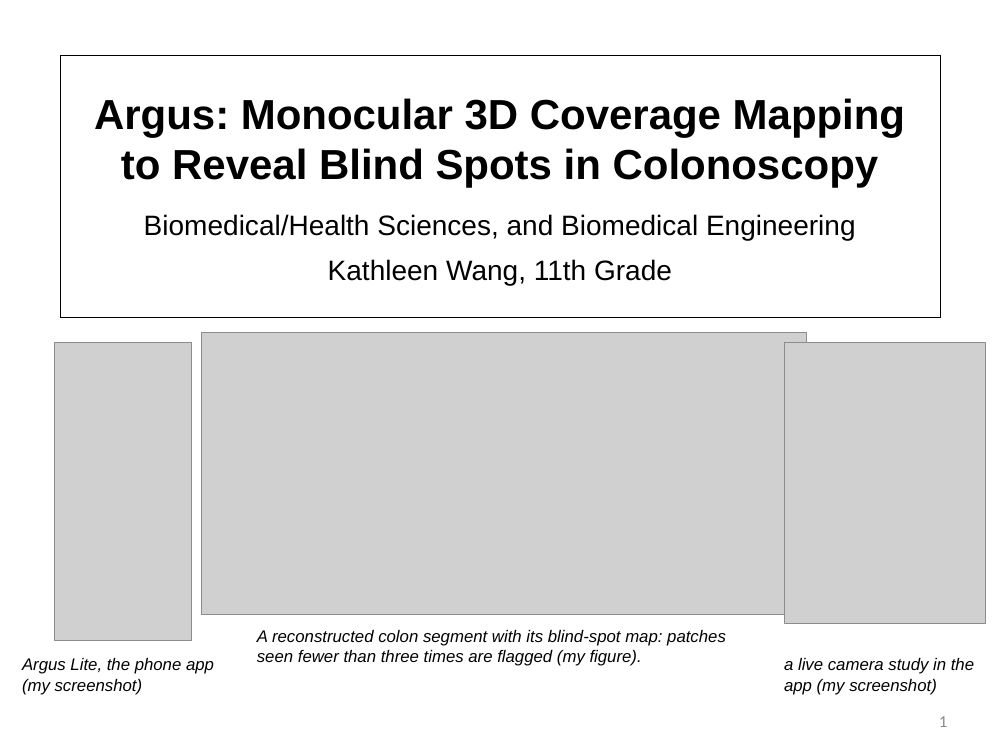
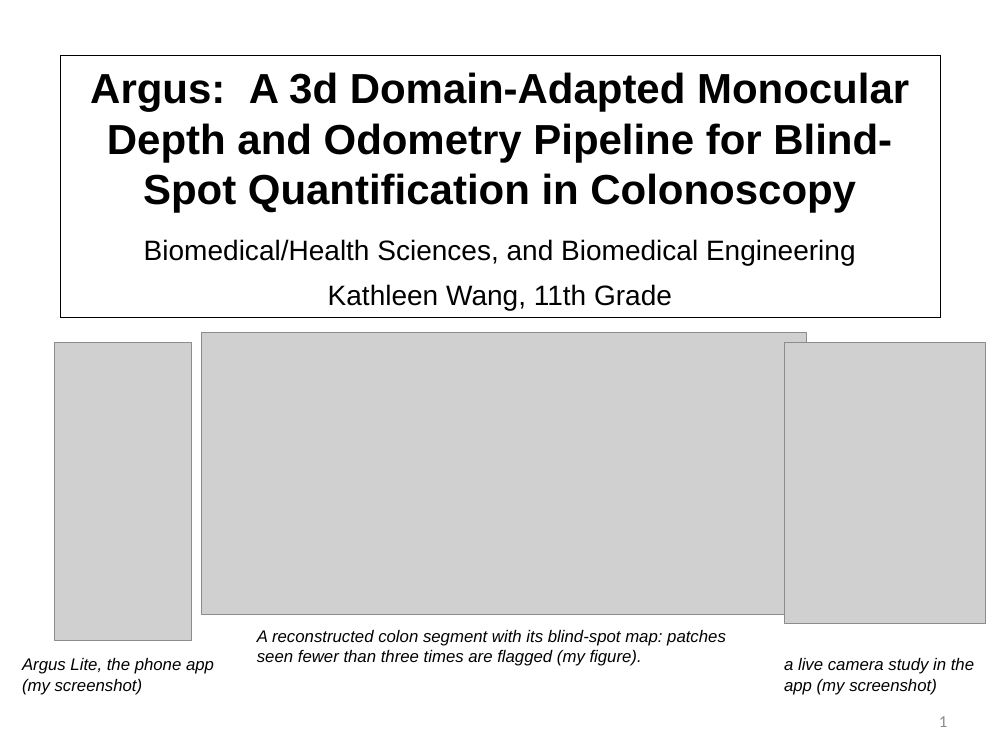
Before and after one commit to bluMoonx/EndoscopicMonocularSLAM, a slide deck: slide 1 of presentation/Argus_GSDSEF_2027_Digital_Presentation.pptx. Drawn at 1008x756 pixels with LibreOffice and Linux fonts; fonts in the diff are those of the drawing; grey boxes stand for pictures. Boxes give left, top, right and bottom in pixels: in the first picture for what was removed or moved away, otherwise in the second. Text is boxed around its words. In the diff, an @@ line names an element or a change of style, - is before the commit and + after.

Commit message:
Title updated to the registered GSDSEF project title
She retitled the deck in PowerPoint to the registered form (A 3d
Domain-Adapted Monocular Depth and Odometry Pipeline for Blind-Spot
Quantification in Colonoscopy); build_deck.py is synced to the same
string so a rebuild cannot overwrite it.

```diff
--- a/presentation/Argus_GSDSEF_2027_Digital_Presentation.pptx
+++ b/presentation/Argus_GSDSEF_2027_Digital_Presentation.pptx
@@ title at [90, 72, 909, 213]: text changed @@
-Argus: Monocular 3D Coverage Mapping to Reveal Blind Spots in Colonoscopy
+Argus: A 3d Domain-Adapted Monocular Depth and Odometry Pipeline for Blind-Spot Quantification in Colonoscopy
```
Also in this commit, not shown: 4 other slides changed, 1 other file.
